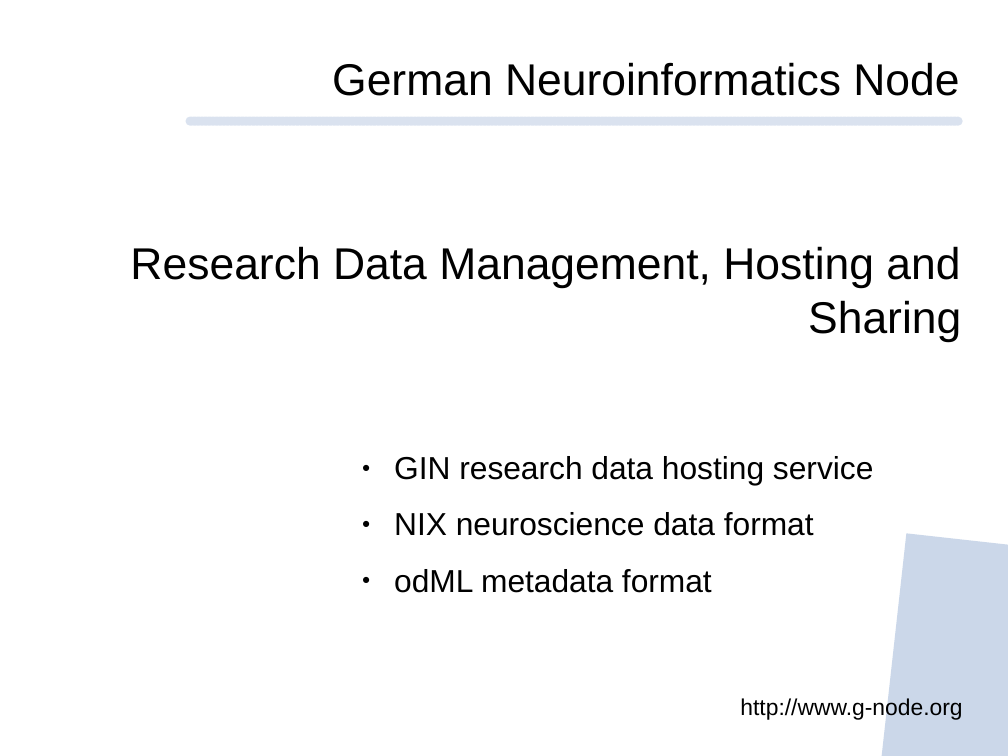
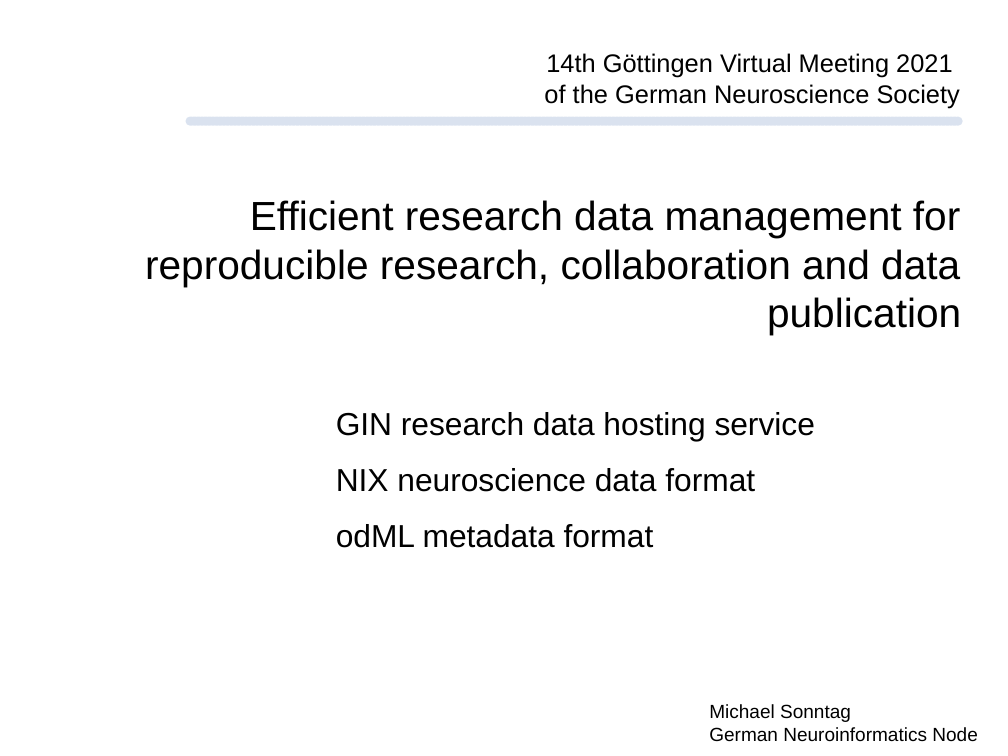
Before and after one commit to mpsonntag/prespost, a slide deck: slide 1 of 202103_NWG_online/202103_NWG_Online_DRAFT.odp. Drawn at 1008x756 pixels with LibreOffice and Linux fonts; fonts in the diff are those of the drawing; background and template pictures are left out. Boxes give left, top, right and bottom in pixels: in the first picture for what was removed or moved away, otherwise in the second. Text is boxed around its words. In the diff, an @@ line names an element or a change of style, - is before the commit and + after.

```diff
--- a/202103_NWG_online/202103_NWG_Online_DRAFT.odp
+++ b/202103_NWG_online/202103_NWG_Online_DRAFT.odp
@@ text at <box>544,53,960,108</box>: text changed; size 35 to 20 pt @@
-German Neuroinformatics Node
+14th Göttingen Virtual Meeting 2021
+of the German Neuroscience Society
@@ text at <box>145,200,961,335</box>: text changed; size 35 to 32 pt @@
-Research Data Management, Hosting and Sharing
+Efficient research data management for reproducible research, collaboration and data publication
@@ text "GIN research data hosting service": place and size @@
-text "GIN research data hosting service" at <box>394,456,873,593</box>
+text "GIN research data hosting service" at <box>336,412,815,548</box>
@@ text "GIN research data hosting service" at <box>336,412,815,548</box>: bullet ● to none @@
@@ rectangle removed at <box>871,534,1008,756</box> @@
@@ text added at <box>709,704,978,742</box>, 15 pt, text #000000 @@
+Michael Sonntag
+German Neuroinformatics Node
@@ text removed at <box>740,696,962,720</box> @@
-http://www.g-node.org
```
Also in this commit, not shown: 2 other slides changed, 1 slide added, 11 slides removed.
